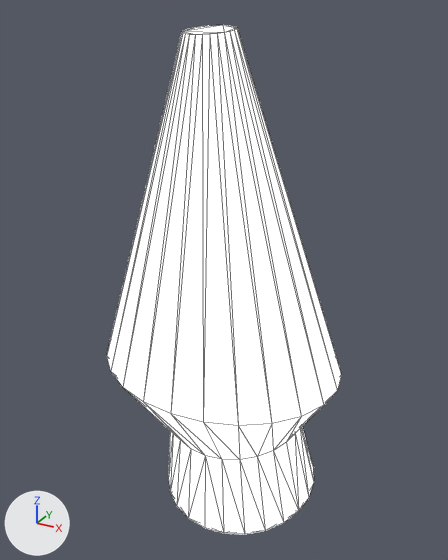
The OBJ model NorfolkVizApp/depends/models/V02.obj: old version first, new version second.
One viewpoint serves both versions: a camera (50 mm lens) standing at (136.0, -277.0, 234.0) and looking at (-9.0, -14.0, 103.0). The axes (+X, +Y, +Z) are drawn at lower left. The lights are the same throughout. Mesh edges are drawn as thin lines. Where no turn or scale is listed for an object, it has been applied to the vertices.

The scene before the commit, as lines of its bpy script (objects in view):
```python
me_v02 = bpy.data.meshes.new('V02')
me_v02.from_pydata(...)  # 96 vertices, 188 faces; spans x -69.0..62.0, y -76.0..44.0, z -39.0..227.0
me_v02.materials.append(mat_17___default)
ob_v02 = bpy.data.objects.new('V02', me_v02)
ob_v02.location = (0.0, 0.0, 0.0)
```
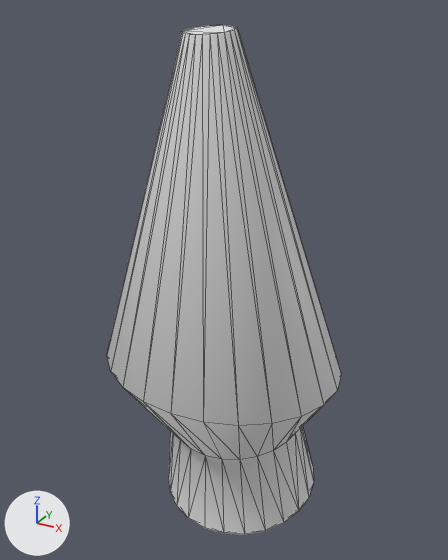
Where the change shows, as pixel boxes [x1, y1, x2, y2] in the pictures (448 x 560 px):
```json
{"object": "V02", "change": "recoloured", "before": [107, 25, 341, 534], "after": [107, 25, 341, 534], "on screen": "white to grey"}
```

The change, as JSON lines over the scene's bpy script:
```json
{"block": "me_v02", "where": "me_v02.from_pydata(...)  # 96 vertices, 188 faces; spans x -69.0..62.0, y -76.0..44.0, z -39.0..227.0"}
{"op": "remove", "block": "me_v02", "code": "me_v02.materials.append(mat_17___default)"}
```
